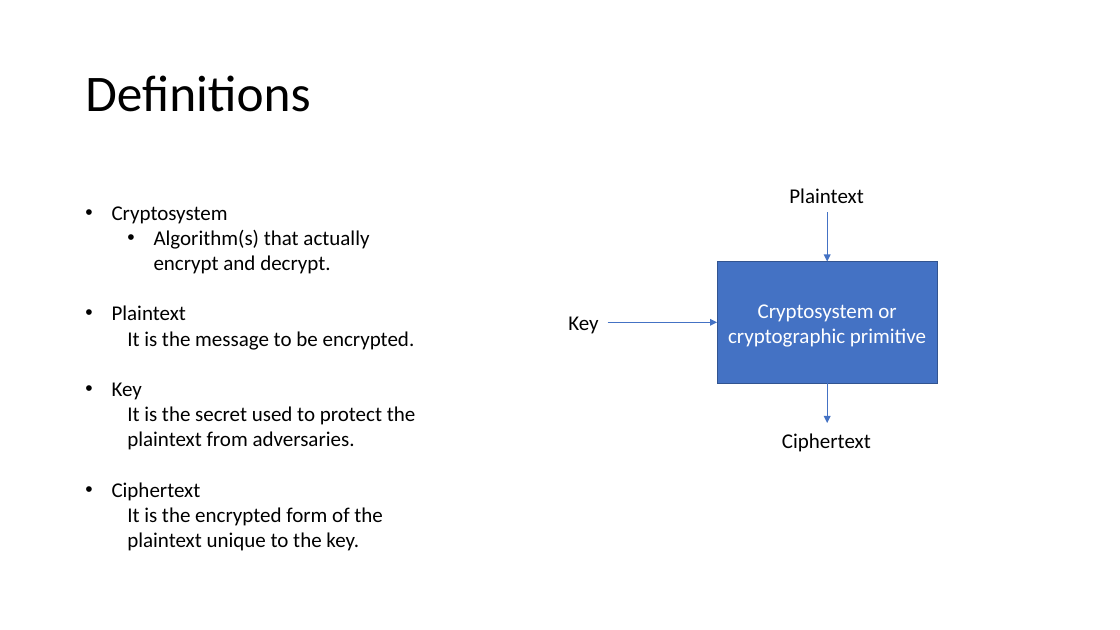
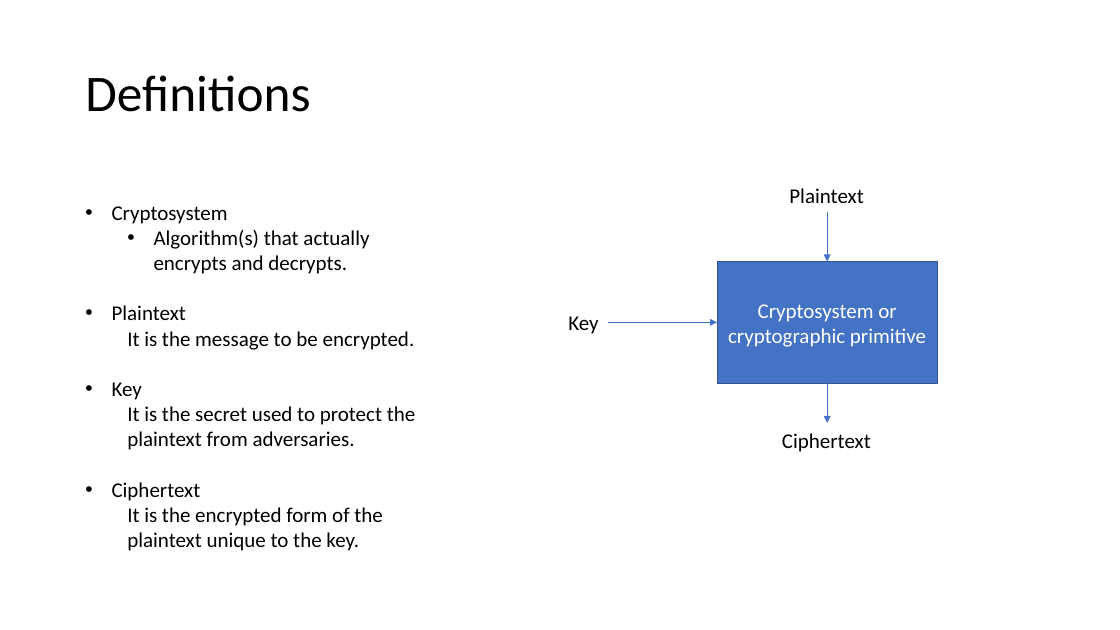
Before and after one commit to DoZ10/crypto, a slide deck: slide 7 of Breaking AES like a Bowsss !.pptx (slide 6 before the commit). Drawn at 1120x630 pixels with LibreOffice and Linux fonts; fonts in the diff are those of the drawing. Boxes give left, top, right and bottom in pixels: in the first picture for what was removed or moved away, otherwise in the second. Text is boxed around its words. In the diff, an @@ line names an element or a change of style, - is before the commit and + after.

```diff
--- a/Breaking AES like a Bowsss !.pptx
+++ b/Breaking AES like a Bowsss !.pptx
@@ text at [154,230,369,274]: text changed @@
-  • Algorithm(s) that actually encrypt and decrypt.
+  • Algorithm(s) that actually encrypts and decrypts.
```
Also in this commit, not shown: 12 other slides changed, 4 slides added, 3 slides removed.
